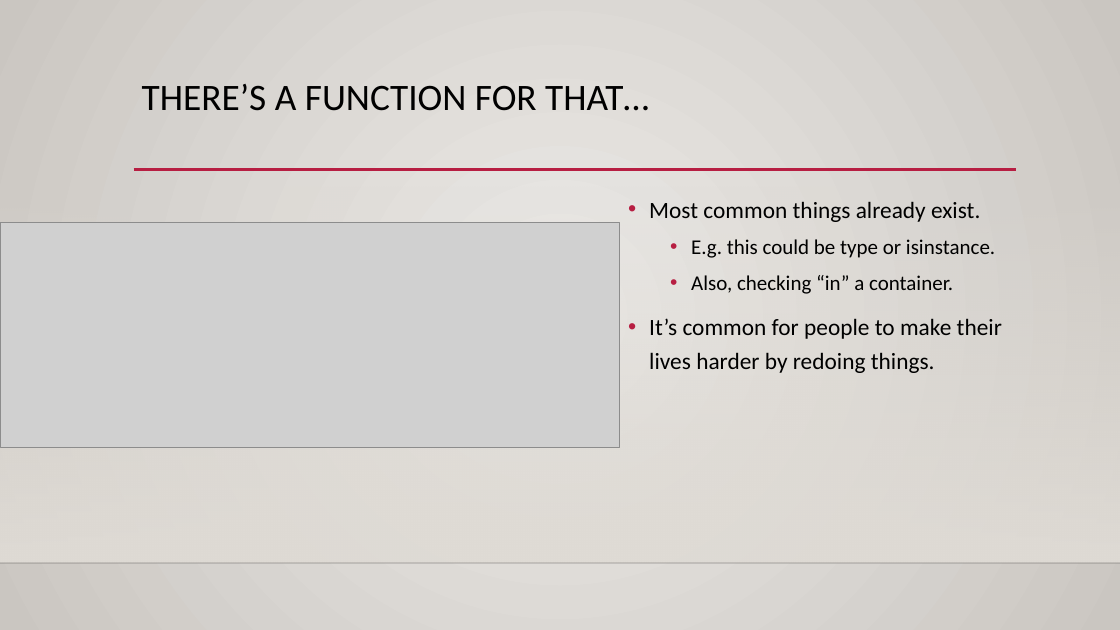
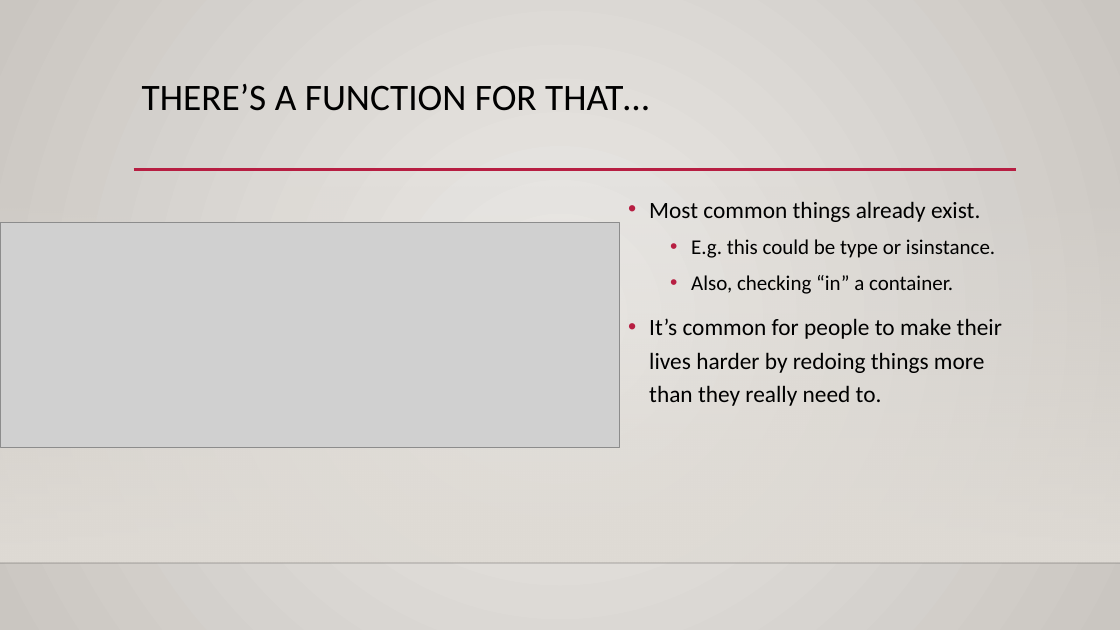
Before and after one commit to AkeemSemperDataScience/Programming_Basics_for_Machine_Learning_Students, a slide deck: slide 6 of reference_material/slides/021_cards_3.pptx. Drawn at 1120x630 pixels with LibreOffice and Linux fonts; fonts in the diff are those of the drawing; grey boxes stand for pictures; background and template pictures are left out. Boxes give left, top, right and bottom in pixels: in the first picture for what was removed or moved away, otherwise in the second. Text is boxed around its words. In the diff, an @@ line names an element or a change of style, - is before the commit and + after.

```diff
--- a/reference_material/slides/021_cards_3.pptx
+++ b/reference_material/slides/021_cards_3.pptx
@@ text at [649,318,1002,406]: text changed @@
-• It’s common for people to make their lives harder by redoing things.
+• It’s common for people to make their lives harder by redoing things more than they really need to.
```
Also in this commit, not shown: 2 other slides changed, 2 slides added, 7 other files.
